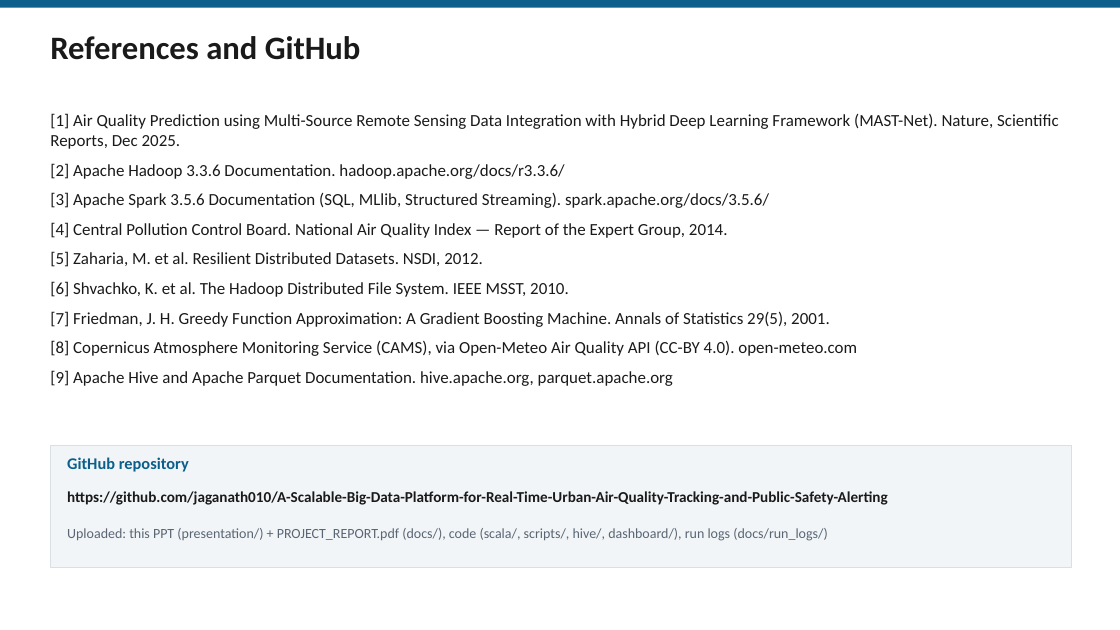
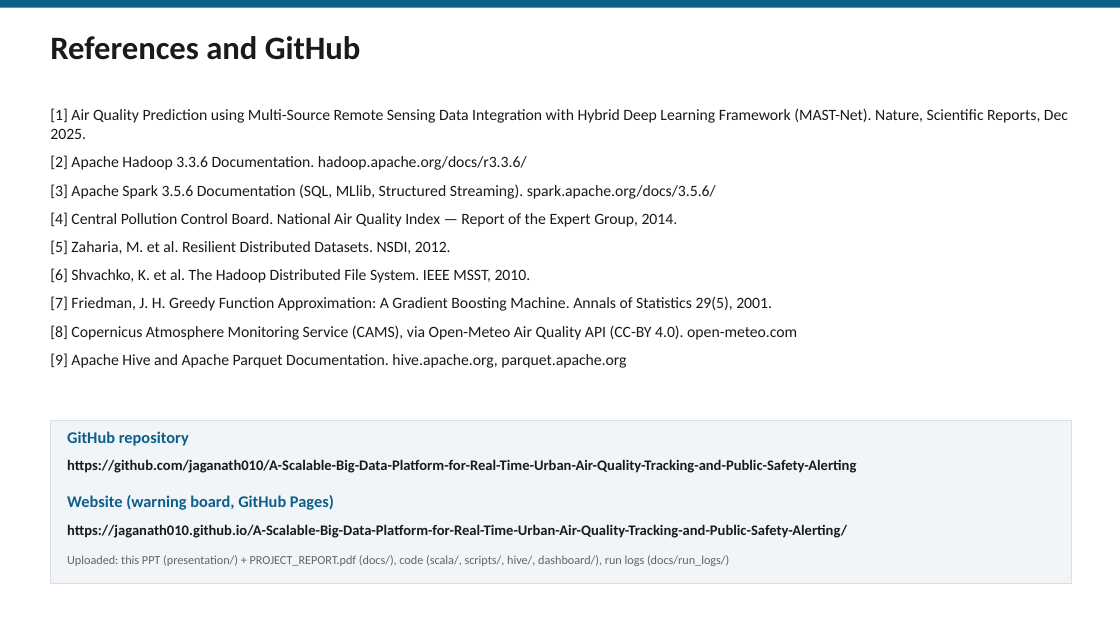
Before and after one commit to jaganath010/A-Scalable-Big-Data-Platform-for-Real-Time-Urban-Air-Quality-Tracking-and-Public-Safety-Alerting, a slide deck: slide 10 of presentation/Final_Review_10_Slides.pptx. Drawn at 1120x630 pixels with LibreOffice and Linux fonts; fonts in the diff are those of the drawing. Boxes give left, top, right and bottom in pixels: in the first picture for what was removed or moved away, otherwise in the second. Text is boxed around its words. In the diff, an @@ line names an element or a change of style, - is before the commit and + after.

```diff
--- a/presentation/Final_Review_10_Slides.pptx
+++ b/presentation/Final_Review_10_Slides.pptx
@@ text "[1] Air Quality Prediction using ..." at [50, 108, 1068, 368]: size 14.5 to 13.5 pt @@
@@ rectangle: place and size @@
-rectangle at [50, 445, 1071, 567]
+rectangle at [50, 420, 1071, 584]
@@ text "GitHub repository": place and size @@
-text "GitHub repository" at [67, 457, 189, 472]
+text "GitHub repository" at [67, 431, 189, 446]
@@ text "https://github.com/jaganath010/A-Scalable-Big-Data-Platform- ...": place and size @@
-text "https://github.com/jaganath010/A-Scalable-Big-Data-Platform- ..." at [67, 491, 888, 505]
+text "https://github.com/jaganath010/A-Scalable-Big-Data-Platform- ..." at [67, 459, 856, 473]
@@ text "https://github.com/jaganath010/A-Scalable-Big-Data-Platform- ..." at [67, 459, 856, 473]: size 13 to 12.5 pt @@
@@ text added at [67, 495, 334, 510], 14 pt, text #0B5F8A, bold @@
+Website (warning board, GitHub Pages)
@@ text added at [67, 524, 847, 538], 12.5 pt, text #1A1A1A, bold @@
+https://jaganath010.github.io/A-Scalable-Big-Data-Platform-for-Real-Time-Urban-Air-Quality-Tracking-and-Public-Safety-Alerting/
@@ text "Uploaded: this PPT (presentation/) + ...": place and size @@
-text "Uploaded: this PPT (presentation/) + ..." at [67, 528, 827, 541]
+text "Uploaded: this PPT (presentation/) + ..." at [67, 555, 729, 566]
@@ text "Uploaded: this PPT (presentation/) + ..." at [67, 555, 729, 566]: size 12 to 10.5 pt @@
```
Also in this commit, not shown: 1 other file.
